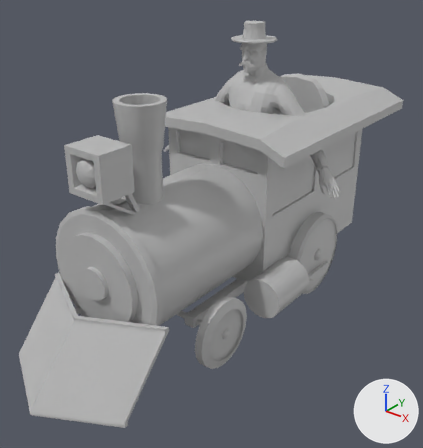
Two versions of the FBX model Assets/Art/Characters/CHAR_Brennen/BrennenRig@drive.fbx, one commit apart.
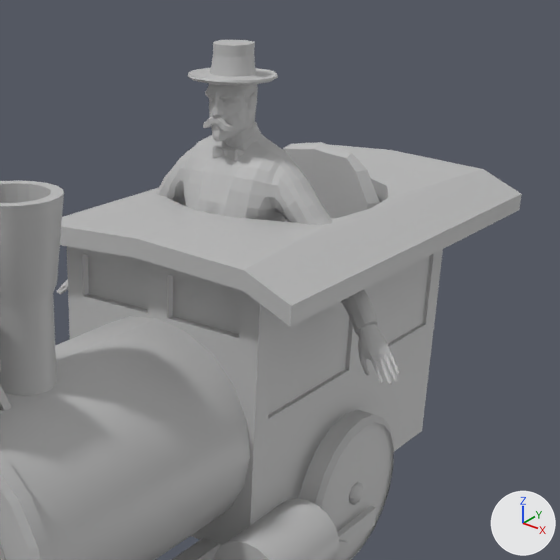
Each version is shown whole from a 50 mm camera at (0.1147, -0.1669, 0.1165) aimed at (0.0032, -0.0275, 0.0301), then close up on the part from 32% to 100% of the width and 0% to 65% of the height. Lighting does not change. The marker at lower right points along +X, +Y and +Z. Where no turn or scale is listed for an object, it has been applied to the vertices. Vertices at the same position are counted once.

The older version as bpy lines, for what is in view:
```python
me_mesh = bpy.data.meshes.new('Mesh')
me_mesh.from_pydata(...)  # 3162 vertices, 6316 faces; spans x -0.0381..0.0381, y -0.008..0.0086, z -0.0003..0.0924
me_mesh.materials.append(mat_initialshadinggroup2)  # grey #bcbcbc
me_mesh_001 = bpy.data.meshes.new('Mesh.001')
me_mesh_001.from_pydata(...)  # 2766 vertices, 5226 faces; spans x -0.033..0.033, y -0.103..0.06, z -0.004..0.077
me_mesh_001.materials.append(mat_lambert1)  # grey #bcbcbc
ob_body = bpy.data.objects.new('body', me_mesh_001)
ob_body.location = (0.0, 0.0, 0.0)
ob_group37568 = bpy.data.objects.new('Group37568', me_mesh)
ob_group37568.location = (0.0, -0.0007, 0.0)
```
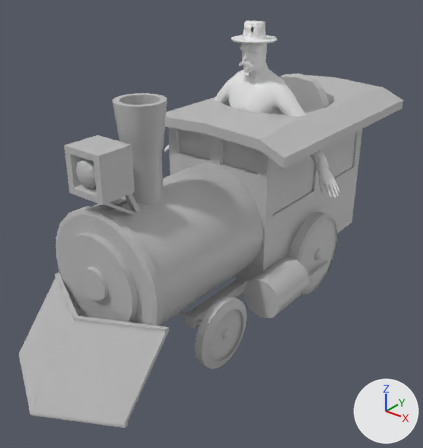
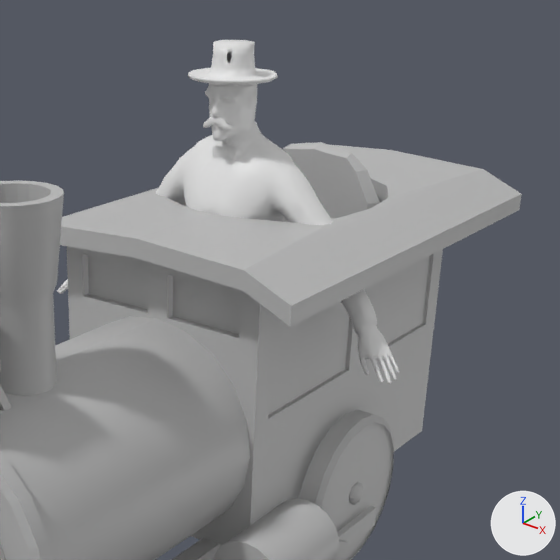
Where the newer file only moved an object's origin or applied its transform, the numbers keep the older frame.

Changed parts and their boxes [x1, y1, x2, y2] in the close-ups (560 x 560 px; the box of a moved part takes in the faces that stretch with it):
'Group37568', reshaped: before [57, 40, 400, 385]; after [57, 40, 400, 384]
part 1 of me_mesh, moved or reshaped: before [57, 84, 400, 385]; after [57, 120, 400, 384]
part 2 of me_mesh, recoloured (grey to white): [168, 40, 314, 200] in both

Patch to the scene script:
```diff
--- a/Assets/Art/Characters/CHAR_Brennen/BrennenRig@drive.fbx.py
+++ b/Assets/Art/Characters/CHAR_Brennen/BrennenRig@drive.fbx.py
@@ mat_defaultmat1 @@
+mat_defaultmat1 = principled_material('defaultMat1')
+mat_defaultmat1.base_color = (0.8, 0.8, 0.8)  # white #e7e7e7
@@ me_mesh @@
 # used by ob_group37568; location = (0.0, -0.0007, 0.0)
-me_mesh.from_pydata(...)  # 3162 vertices, 6316 faces; spans x -0.0381..0.0381, y -0.008..0.0086, z -0.0003..0.0924
+me_mesh.from_pydata(...)  # 3153 vertices, 6300 faces; spans x -0.038..0.038, y -0.008..0.0086, z -0.0001..0.0924
+# me_mesh part 1: 1034 vertices moved from x -0.0357..0.0314, y -0.006..0.0086, z 0.0263..0.067 to x -0.0356..0.0314, y -0.006..0.0086, z 0.0264..0.0671; 849 vertices removed from x -0.0381..0.0381, y -0.0069..0.0077, z -0.0003..0.0859; 840 vertices added at x -0.038..0.038, y -0.0069..0.0077, z -0.0001..0.0786
+# me_mesh part 2: 4500 faces spanning x -0.0356..0.0314, y -0.008..0.0086, z 0.0264..0.0924 switch from mat_initialshadinggroup2 (grey #bcbcbc) to mat_defaultmat1 (white #e7e7e7)
+# me_mesh part 3: the surface is now shaded smooth
```
